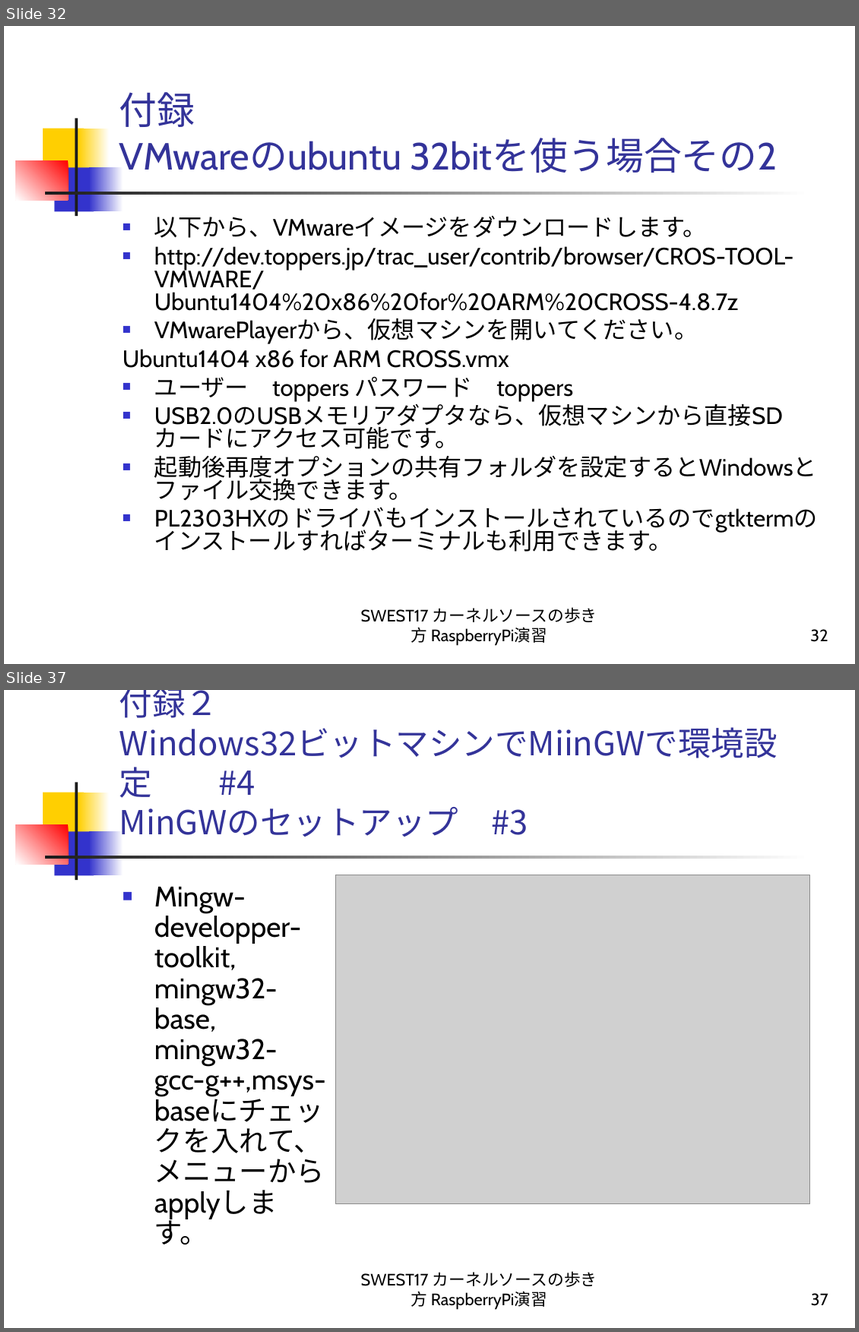
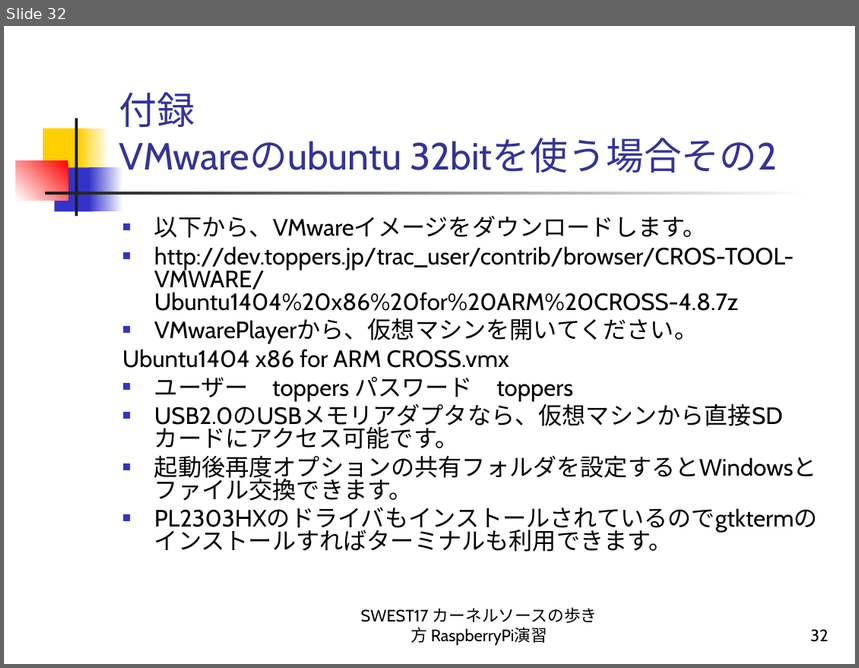
Before and after one commit to alvstakahashi/RPI-SHRINK-SSP-FULL, a slide deck: カーネルソースの歩き方 RaspberryPi演習.ppt. Shown one above the other, each under a label of ours: slides 32 and 37 before the commit, slide 32 after it; the slides between them are not shown. The pictures are 859x1332 and 859x668 pixels, drawn with LibreOffice and Linux fonts; fonts in the diff are those of the drawing; grey boxes stand for pictures. Boxes give left, top, right and bottom in pixels: in the first picture for what was removed or moved away, otherwise in the second. Text is boxed around its words. In the diff, an @@ line names an element or a change of style, - is before the commit and + after.

```diff
--- a/カーネルソースの歩き方 RaspberryPi演習.ppt
+++ b/カーネルソースの歩き方 RaspberryPi演習.ppt
@@ slide 37 removed at [4, 690, 855, 1328], background #FFFFFF; not listed: 7 template elements that a slide beside it also shows @@
@@ title removed at [120, 690, 528, 837] @@
-付録２
-Windows32ビットマシンでMiinGWで環境設定 #4
-MinGWのセットアップ #3
@@ text removed at [154, 887, 326, 1246] @@
-■ Mingw-developper-toolkit, mingw32-base, mingw32-gcc-g++,msys-baseにチェックを入れて、メニューからapplyします。
@@ picture removed at [336, 875, 810, 1205] @@
@@ text removed at [361, 1271, 598, 1310] @@
-SWEST17 カーネルソースの歩き方 RaspberryPi演習
@@ page number removed at [811, 1293, 829, 1306] @@
-37
```
Also in this commit, not shown: 1 slide changed, 10 other slides removed.
